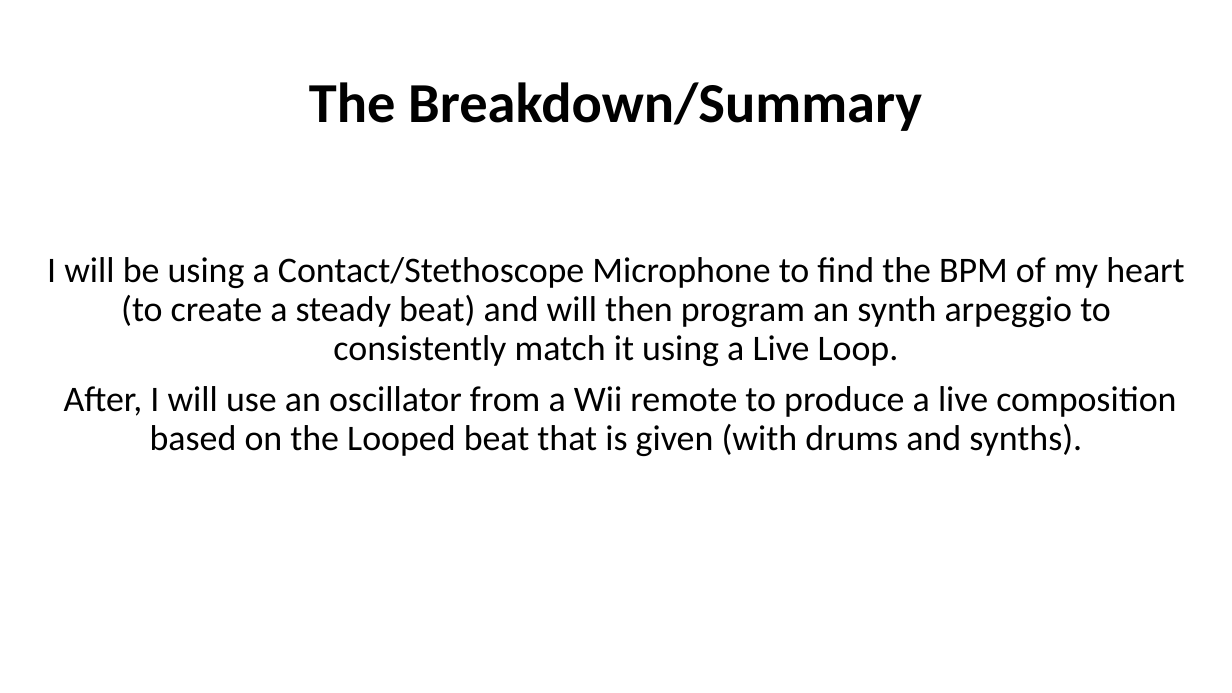
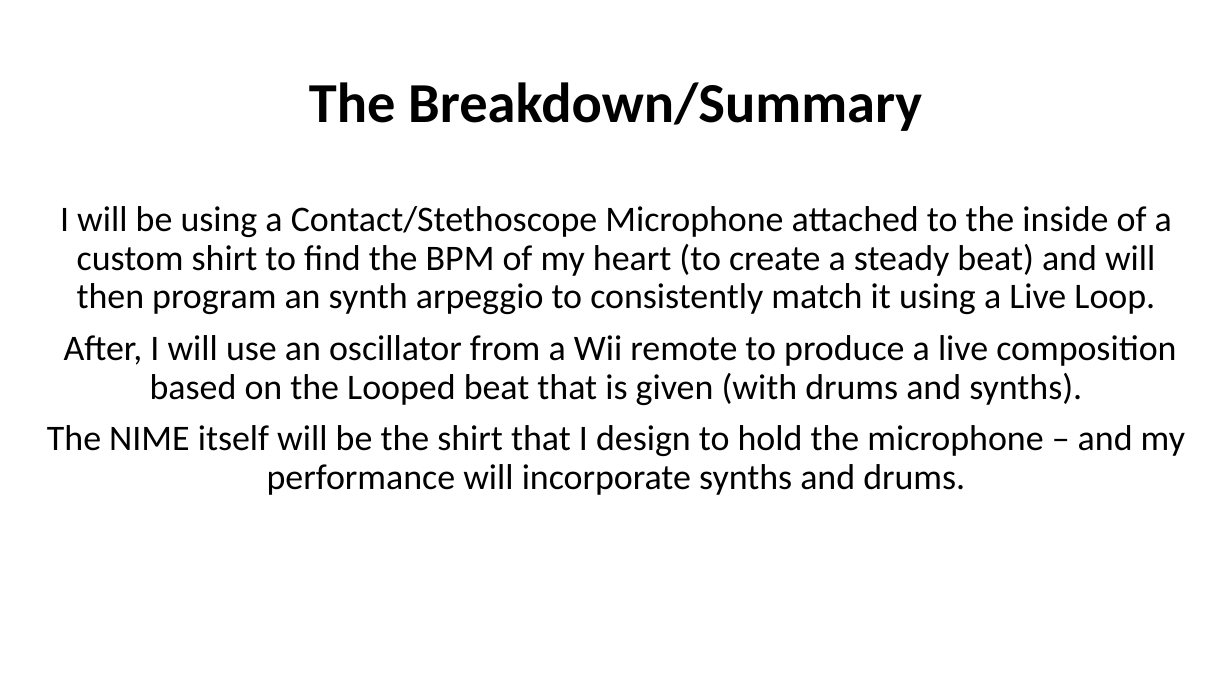
Before and after one commit to code-warrior/midterm--nime--uisa-190--fall-2020, a slide deck: slide 3 of midterm-presentation.ppt. Drawn at 1232x693 pixels with LibreOffice and Linux fonts; fonts in the diff are those of the drawing. Boxes give left, top, right and bottom in pixels: in the first picture for what was removed or moved away, otherwise in the second. Text is boxed around its words. In the diff, an @@ line names an element or a change of style, - is before the commit and + after.

```diff
--- a/midterm-presentation.ppt
+++ b/midterm-presentation.ppt
@@ text "I will be using a ...": place and size @@
-text "I will be using a ..." at bbox=[47, 257, 1184, 456]
+text "I will be using a ..." at bbox=[47, 206, 1185, 495]
@@ text at bbox=[60, 206, 1172, 314]: text changed @@
-I will be using a Contact/Stethoscope Microphone to find the BPM of my heart (to create a steady beat) and will then program an synth arpeggio to consistently match it using a Live Loop.
+I will be using a Contact/Stethoscope Microphone attached to the inside of a custom shirt to find the BPM of my heart (to create a steady beat) and will then program an synth arpeggio to consistently match it using a Live Loop.
@@ text at bbox=[47, 425, 1185, 495]: paragraph added @@
+The NIME itself will be the shirt that I design to hold the microphone – and my performance will incorporate synths and drums.
```
Also in this commit, not shown: 2 other slides changed.
